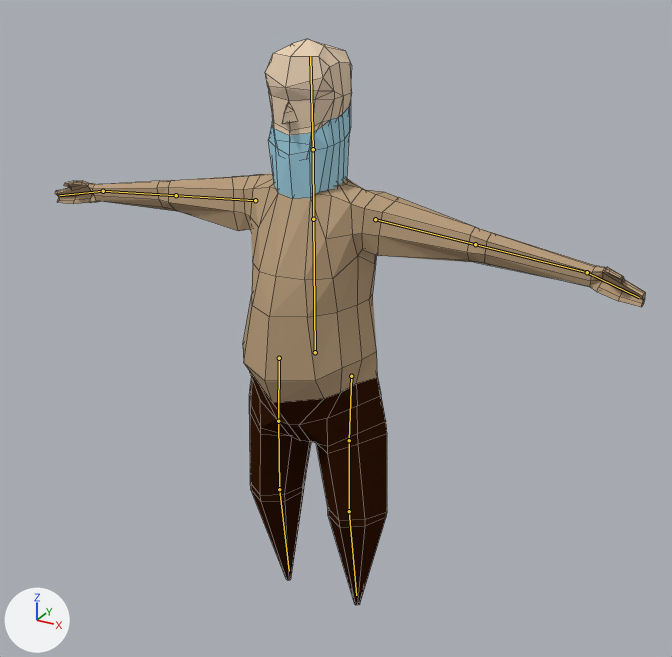
The Blender file Assets/Units/Meshes/om ranged.blend as it was, and as the next commit left it.
One viewpoint serves both versions: a 50 mm lens placed at (10.9, -19.0, 18.0), pointed at (-2.0, 4.5, 6.3). Arrows for +X, +Y and +Z are at lower left; the lights stay in place. The bones that bend it are drawn over the model as lines. Mesh edges are drawn as thin lines.
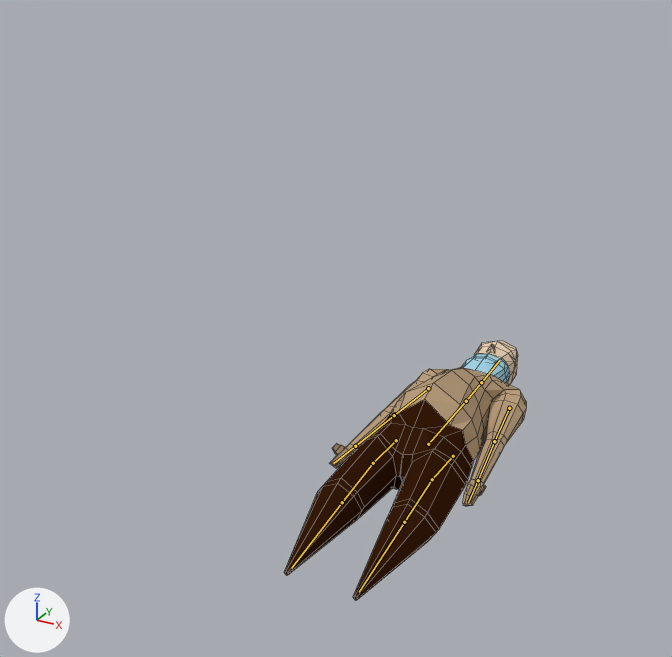
The newer file adds an action. The first version stands in its rest pose; the second is drawn at frame 30 of the action 'Death'.

Location of each change, [x1, y1, x2, y2] in pixels of the pictures (672 x 657 px):
```json
{"object": "Cylinder", "change": "posed", "before": [55, 39, 645, 605], "after": [284, 341, 526, 600], "on screen": "59% narrower, 54% shorter"}
{"bone": "Chest", "before": "(315, 352) to (313, 219)", "after": "(428, 444) to (466, 401)"}
```

Edits to the scene script, one JSON object a line:
```json
{"block": "bone_chest", "where": "bone_chest = bpy.data.objects['Armature'].pose.bones['Chest']"}
{"op": "set", "path": "bone_chest.location", "old": "(0.0, 0.0, 0.0)", "new": "(0.0, -6.81, -7.9)"}
{"op": "set", "path": "bone_chest.rotation_quaternion", "old": "(1.0, 0.0, 0.0, 0.0)", "new": "(0.713, -0.701, 0.0, 0.0)", "note": "degrees (0, 0, 0) -> degrees (-89, 0, 0)"}
{"block": "bone_elbow_l", "where": "bone_elbow_l = bpy.data.objects['Armature'].pose.bones['Elbow.L']"}
{"op": "set", "path": "bone_elbow_l.location", "old": "(0.0, 0.0, 0.0)", "new": "(-3.26, 0.0, 0.0)"}
{"block": "bone_hand_ik_l", "where": "bone_hand_ik_l = bpy.data.objects['Armature'].pose.bones['Hand IK.L']"}
{"op": "set", "path": "bone_hand_ik_l.location", "old": "(0.0, 0.0, 0.0)", "new": "(-4.6, 0.0, -10.43)"}
{"block": "bone_elbow_r", "where": "bone_elbow_r = bpy.data.objects['Armature'].pose.bones['Elbow.R']"}
{"op": "set", "path": "bone_elbow_r.location", "old": "(0.0, 0.0, 0.0)", "new": "(3.26, 0.0, 0.0)"}
{"block": "bone_hand_ik_r", "where": "bone_hand_ik_r = bpy.data.objects['Armature'].pose.bones['Hand IK.R']"}
{"op": "set", "path": "bone_hand_ik_r.location", "old": "(0.0, 0.0, 0.0)", "new": "(4.6, 0.0, -10.43)"}
```
